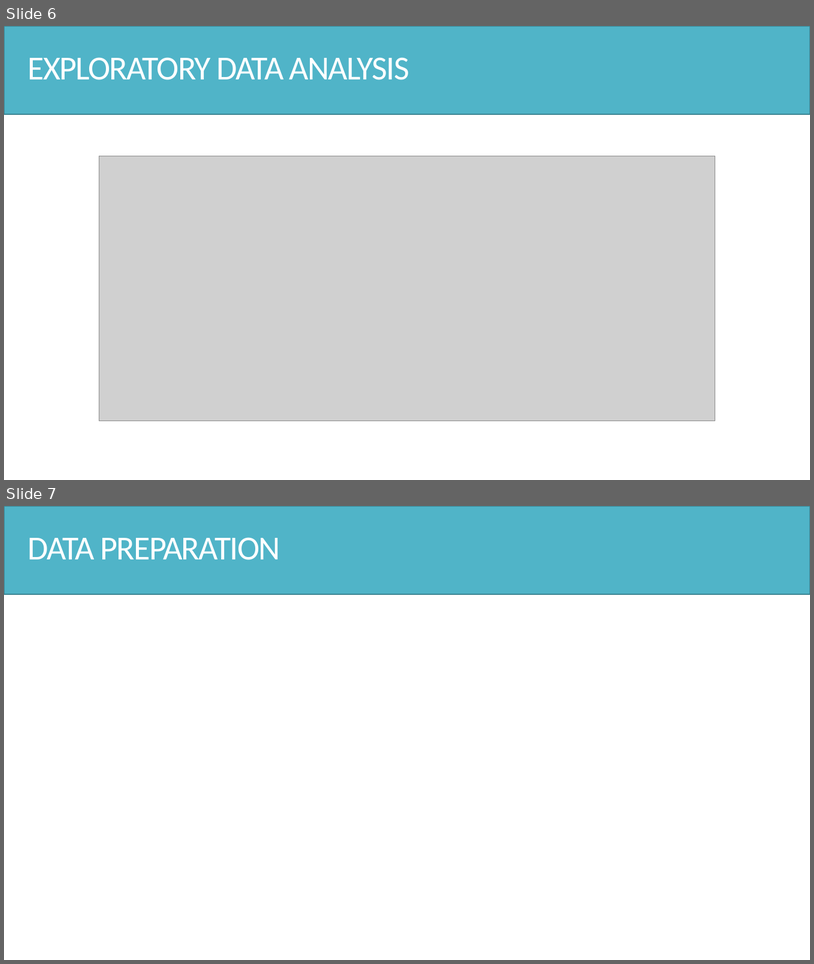
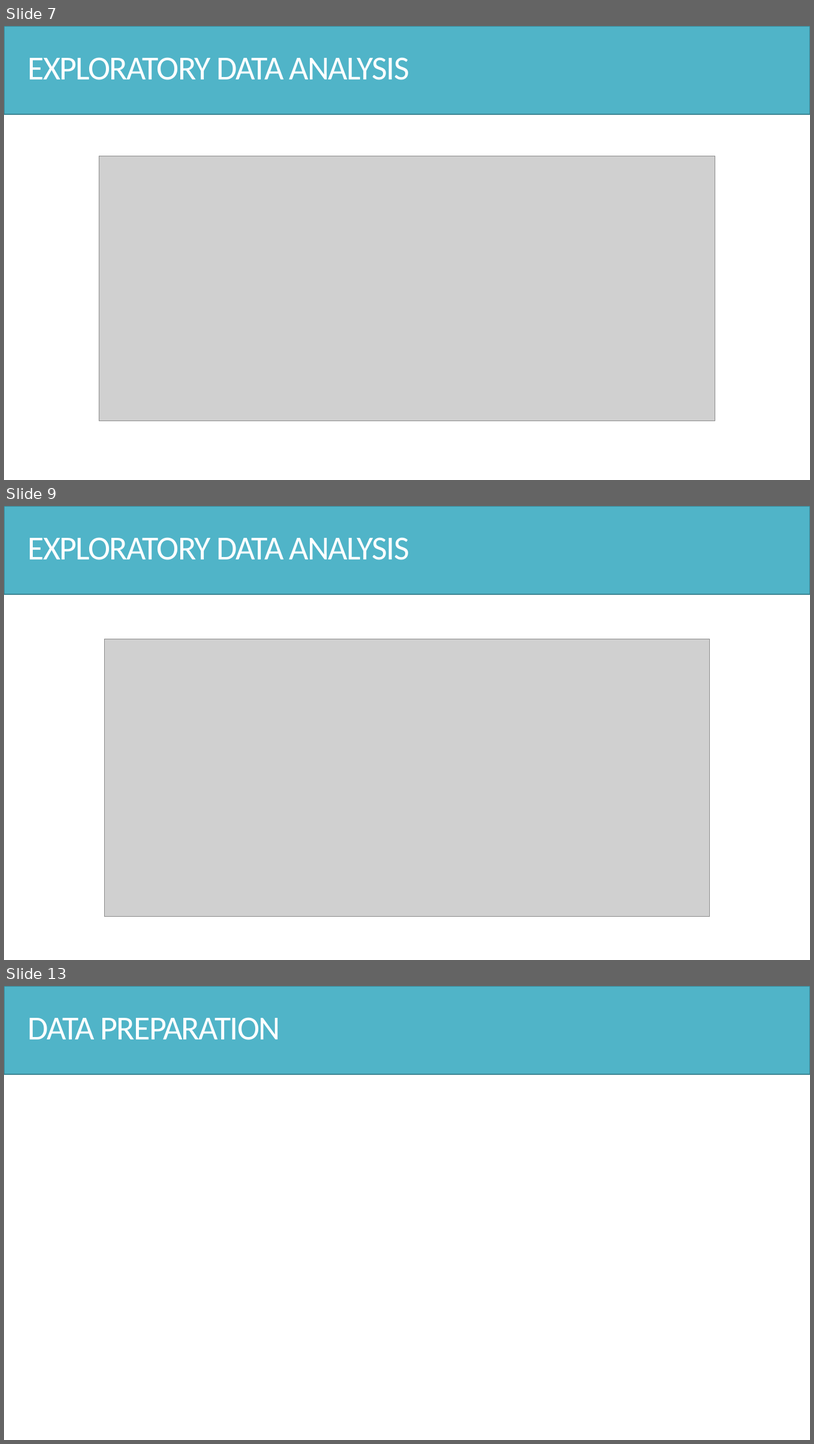
Before and after one commit to Hsgngr/dataiku_income_classification, a slide deck: Task_Presentation.pptx. Shown one above the other, each under a label of ours: slides 6 and 7 before the commit, slides 7, 9 and 13 after it; the slides between them are not shown. The pictures are 814x964 and 814x1444 pixels, drawn with LibreOffice and Linux fonts; fonts in the diff are those of the drawing; grey boxes stand for pictures. Boxes give left, top, right and bottom in pixels: in the first picture for what was removed or moved away, otherwise in the second. Text is boxed around its words. In the diff, an @@ line names an element or a change of style, - is before the commit and + after.

```diff
--- a/Task_Presentation.pptx
+++ b/Task_Presentation.pptx
@@ slide 9 added at (x1=4, y1=506, x2=810, y2=960), background #FFFFFF @@
@@ rectangle added at (x1=4, y1=506, x2=810, y2=594), fill #50B4C8, outline #3B8594 1 pt @@
@@ text added at (x1=27, y1=537, x2=410, y2=560), 40 pt, text #FFFFFF @@
+EXPLORATORY DATA ANALYSIS
@@ picture added at (x1=104, y1=639, x2=711, y2=917) @@
@@ what was slide 6 is now slide 7 @@
@@ what was slide 7 is now slide 13 @@
```
Also in this commit, not shown: 5 other slides added.
